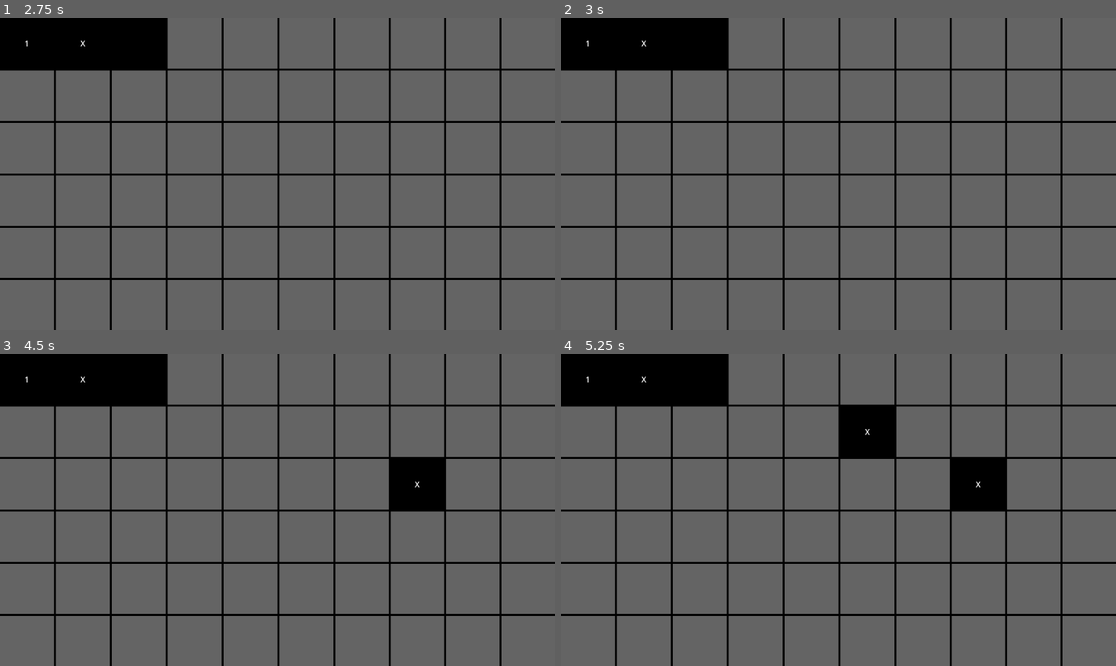
Above: before the commit, frames 1-4 (two rows, left to right).
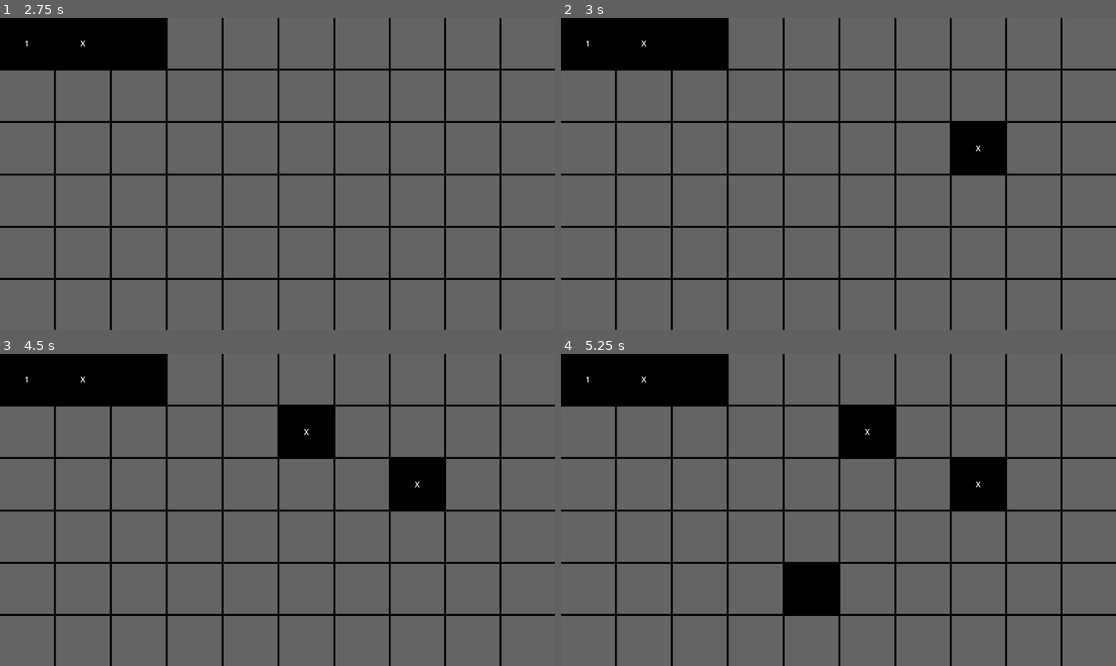
Above: after the commit, the same moments.

Repository: Vorgenstad/minesweeper
Game: Godot game, scene res://scenes/game/game.tscn
Two runs of this game, one before a commit and one after it. Both use one fixed random seed, a clock stepped at 60 frames per second and the inputs below.
Inputs (mouse positions are in pixels of both pictures, inside the frame that each line leads up to):
- Up to frame 1 (2.75 s): click (27, 42) at 0.52 s; click (83, 42) at 1.27 s; click (138, 42) at 2.02 s
- Up to frame 2 (3 s): tap Enter at 2.75 s; move the mouse to (960, 158) at 2.77 s; click (960, 158) at 2.92 s
- Up to frame 3 (4.5 s): tap Space at 3.5 s; move the mouse to (166, 525) at 3.52 s; click (166, 525) at 3.67 s; tap Enter at 4.25 s; move the mouse to (333, 441) at 4.27 s; click (333, 441) at 4.42 s
- Up to frame 4 (5.25 s): tap Space at 5 s; move the mouse to (810, 572) at 5.02 s; click (810, 572) at 5.17 s

Frame 1 is identical in both runs. In frame 2, 1.6% of the frame differs, in the area x 70-81%, y 33-50%; in frame 3, 1.6%; in frame 4, 1.6%.

Commit message:
Added ability to mark cells

Diff:
--- a/scenes/cell/bomb_cell.gd
+++ b/scenes/cell/bomb_cell.gd
@@ -1,9 +1,9 @@
 class_name BombCell
-extends PanelContainer
+extends Cell
 
 signal pressed
 
-func _on_button_pressed() -> void:
+func _on_button_pressed_left() -> void:
 	%Button.visible = false
 
 	pressed.emit()
--- a/scenes/cell/bomb_cell.tscn
+++ b/scenes/cell/bomb_cell.tscn
@@ -1,6 +1,7 @@
-[gd_scene load_steps=2 format=3 uid="uid://pya3w8g4v7cw"]
+[gd_scene load_steps=3 format=3 uid="uid://pya3w8g4v7cw"]
 
 [ext_resource type="Script" path="res://scenes/cell/bomb_cell.gd" id="1_ynrlo"]
+[ext_resource type="Script" path="res://scenes/cell/cell_button.gd" id="2_nl77o"]
 
 [node name="BombCell" type="PanelContainer"]
 anchors_preset = 15
@@ -22,5 +23,8 @@
 [node name="Button" type="Button" parent="."]
 unique_name_in_owner = true
 layout_mode = 2
+button_mask = 3
+script = ExtResource("2_nl77o")
 
-[connection signal="pressed" from="Button" to="." method="_on_button_pressed"]
+[connection signal="pressed_left" from="Button" to="." method="_on_button_pressed_left"]
+[connection signal="pressed_right" from="Button" to="." method="_on_button_pressed_right"]
--- /dev/null
+++ b/scenes/cell/cell.gd
@@ -0,0 +1,10 @@
+class_name Cell
+extends PanelContainer
+
+func _on_button_pressed_right() -> void:
+	if %Button.disabled:
+		%Button.text = ""
+		%Button.disabled = false
+	else:
+		%Button.text = "🚩"
+		%Button.disabled = true
--- /dev/null
+++ b/scenes/cell/cell_button.gd
@@ -0,0 +1,17 @@
+class_name CellButton
+extends Button
+
+signal pressed_left
+
+signal pressed_right
+
+func _gui_input(event):
+	if event is InputEventMouseButton and event.is_pressed():
+		match event.button_index:
+			MOUSE_BUTTON_LEFT:
+				if disabled:
+					return
+
+				pressed_left.emit()
+			MOUSE_BUTTON_RIGHT:
+				pressed_right.emit()
--- a/scenes/cell/empty_cell.gd
+++ b/scenes/cell/empty_cell.gd
@@ -1,10 +1,10 @@
 class_name EmptyCell
-extends PanelContainer
+extends Cell
 
 @export var value := 0
 
 func _ready() -> void:
 	%Label.text = str(value) if value != 0 else ""
 
-func _on_button_pressed() -> void:
+func _on_button_pressed_left() -> void:
 	%Button.visible = false
--- a/scenes/cell/empty_cell.tscn
+++ b/scenes/cell/empty_cell.tscn
@@ -1,6 +1,7 @@
-[gd_scene load_steps=2 format=3 uid="uid://b8oqe8uikpldw"]
+[gd_scene load_steps=3 format=3 uid="uid://b8oqe8uikpldw"]
 
 [ext_resource type="Script" path="res://scenes/cell/empty_cell.gd" id="1_tybha"]
+[ext_resource type="Script" path="res://scenes/cell/cell_button.gd" id="2_3u5lg"]
 
 [node name="EmptyCell" type="PanelContainer"]
 anchors_preset = 15
@@ -22,5 +23,8 @@
 [node name="Button" type="Button" parent="."]
 unique_name_in_owner = true
 layout_mode = 2
+button_mask = 3
+script = ExtResource("2_3u5lg")
 
-[connection signal="pressed" from="Button" to="." method="_on_button_pressed"]
+[connection signal="pressed_left" from="Button" to="." method="_on_button_pressed_left"]
+[connection signal="pressed_right" from="Button" to="." method="_on_button_pressed_right"]
